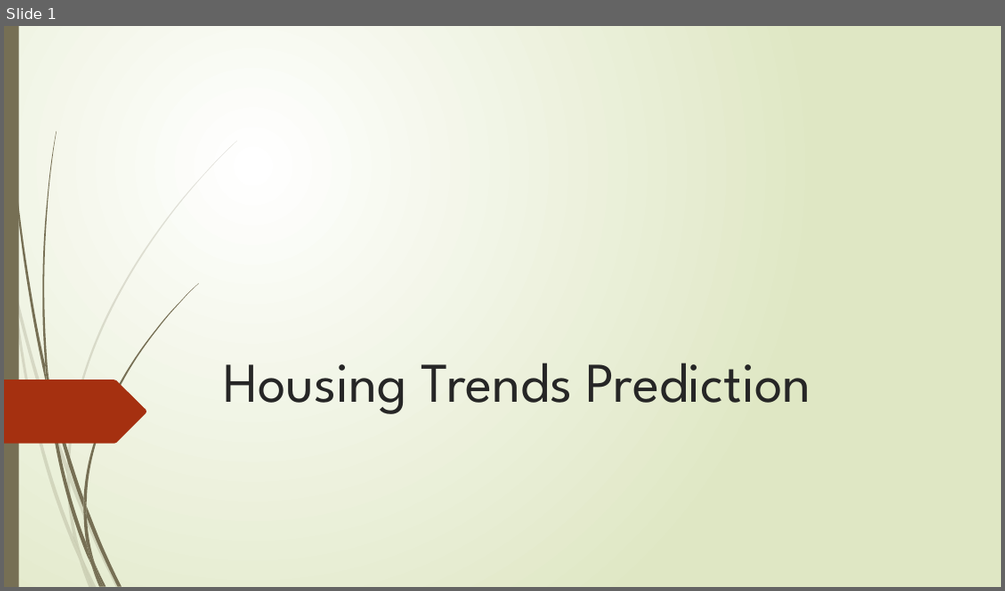
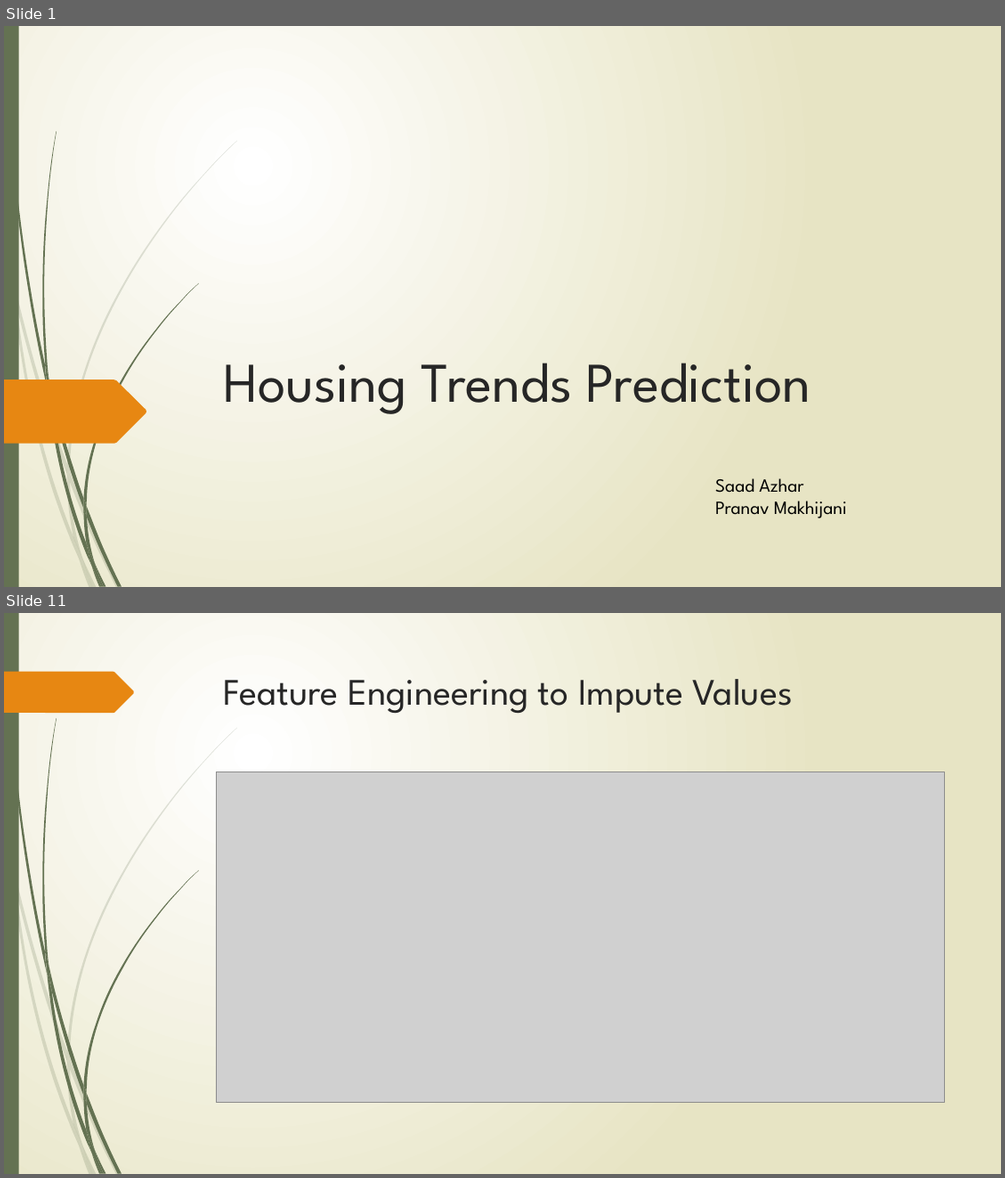
Before and after one commit to saadazhar1/Housing-Trends-Price-Prediction, a slide deck: Housing Trends Prediction.pptx. Shown one above the other, each under a label of ours: slide 1 before the commit, slides 1 and 11 after it; the slides between them are not shown. The pictures are 1005x591 and 1005x1178 pixels, drawn with LibreOffice and Linux fonts; fonts in the diff are those of the drawing; grey boxes stand for pictures. Boxes give left, top, right and bottom in pixels: in the first picture for what was removed or moved away, otherwise in the second. Text is boxed around its words. In the diff, an @@ line names an element or a change of style, - is before the commit and + after.

```diff
--- a/Housing Trends Prediction.pptx
+++ b/Housing Trends Prediction.pptx
@@ slide 11 added at (4, 613, 1001, 1174), background gradient #FFFFFF to #E8E6C4; not listed: 23 template elements that a slide beside it also shows @@
@@ freeform shape added at (4, 672, 134, 713), fill #E78712 @@
@@ title added at (224, 679, 793, 714), 36 pt, text #262626 @@
+Feature Engineering to Impute Values
@@ picture added at (217, 772, 946, 1102) @@
@@ slide 1 changed as well @@
@@ background gradient #FFFFFF to #DFE8C4 to gradient #FFFFFF to #E8E6C4 @@
@@ freeform shape at (7, 26, 47, 386): fill #766F54 to #647252; outline redrawn @@
@@ fill #766F54 to #647252 in 12 elements at (48, 379, 83, 508), (86, 506, 121, 586), (47, 383, 91, 566), (96, 564, 106, 587), (45, 362, 52, 403), (83, 283, 198, 506), (91, 566, 101, 587), (83, 508, 95, 564), (83, 498, 86, 516), (86, 543, 104, 586), (4, 26, 19, 587), (42, 131, 57, 379) @@
@@ freeform shape at (4, 379, 146, 443): fill #A53010 to #E78712 @@
@@ text added at (715, 478, 847, 518), 18 pt, text #000000 @@
+Saad Azhar
+Pranav Makhijani
@@ fill #766F54 at 20% opacity to #647252 at 20% opacity in 10 elements at (4, 237, 12, 288), (15, 284, 67, 474), (70, 472, 120, 587), (82, 557, 97, 587), (12, 288, 80, 560), (67, 474, 82, 557), (67, 141, 237, 472), (80, 560, 93, 587), (67, 464, 70, 483), (73, 537, 93, 587) @@
```
Also in this commit, not shown: 20 other slides added, 21 slides removed, 4 other files.
